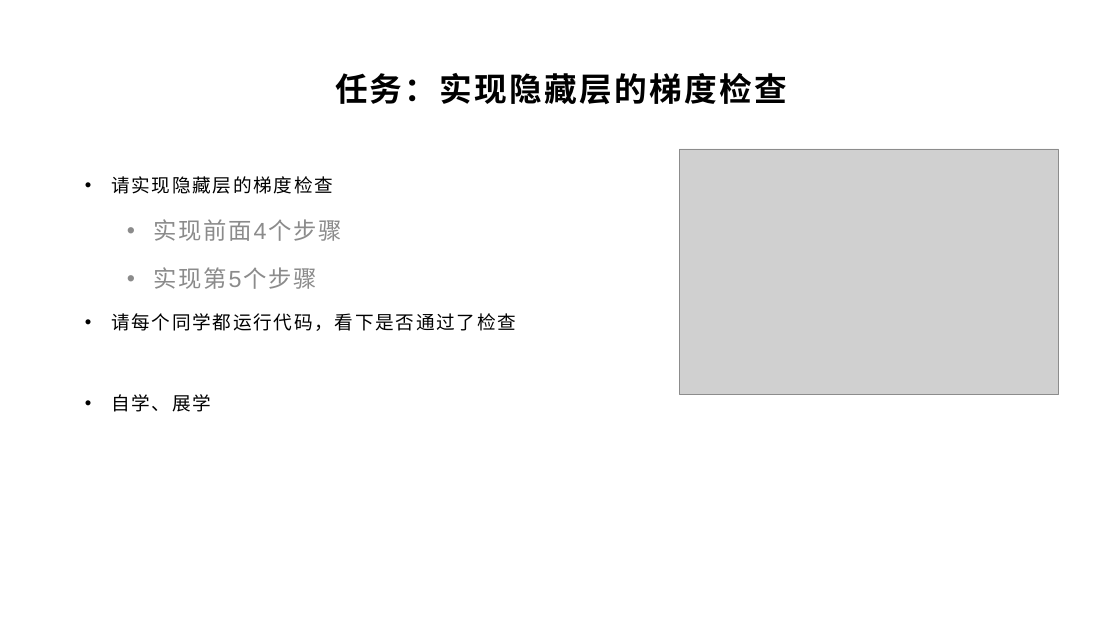
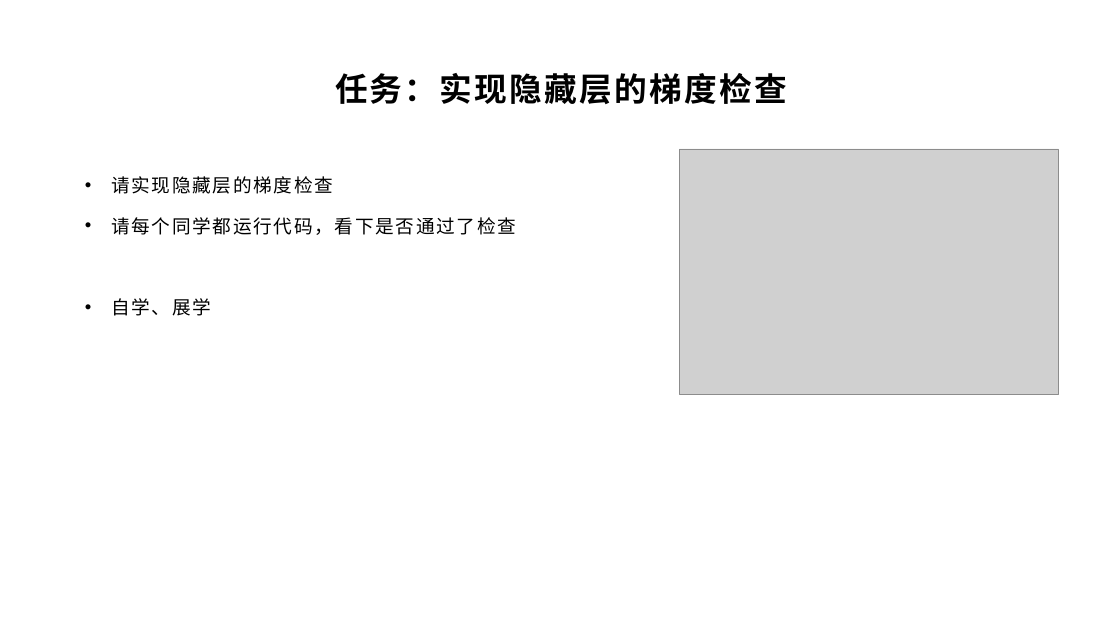
Before and after one commit to yyc-git/DeepLearningEdu, a slide deck: slide 21 of lessons/4_gradient_check/ppt/全连接层的梯度检查.pptx. Drawn at 1120x630 pixels with LibreOffice and Linux fonts; fonts in the diff are those of the drawing; grey boxes stand for pictures; background and template pictures are left out. Boxes give left, top, right and bottom in pixels: in the first picture for what was removed or moved away, otherwise in the second. Text is boxed around its words. In the diff, an @@ line names an element or a change of style, - is before the commit and + after.

```diff
--- a/lessons/4_gradient_check/ppt/全连接层的梯度检查.pptx
+++ b/lessons/4_gradient_check/ppt/全连接层的梯度检查.pptx
@@ text at (153, 219, 342, 289): paragraphs removed @@
-  • 实现前面4个步骤
-  • 实现第5个步骤
```
Also in this commit, not shown: 1 slide removed, 1 other file.
